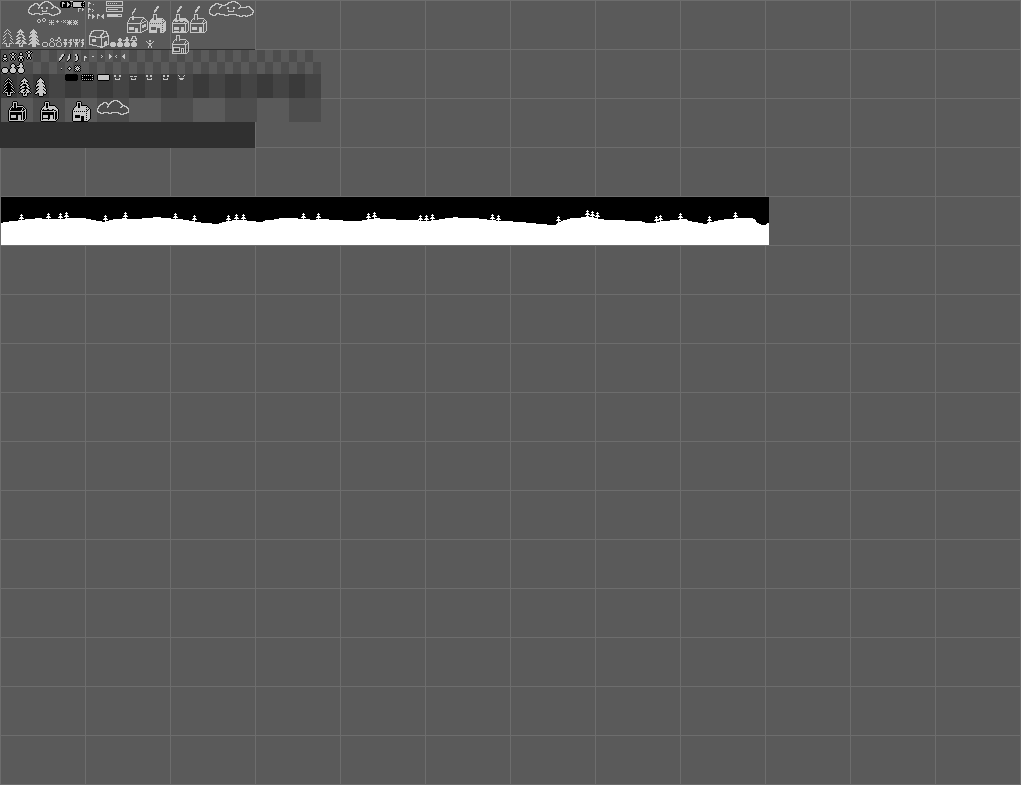
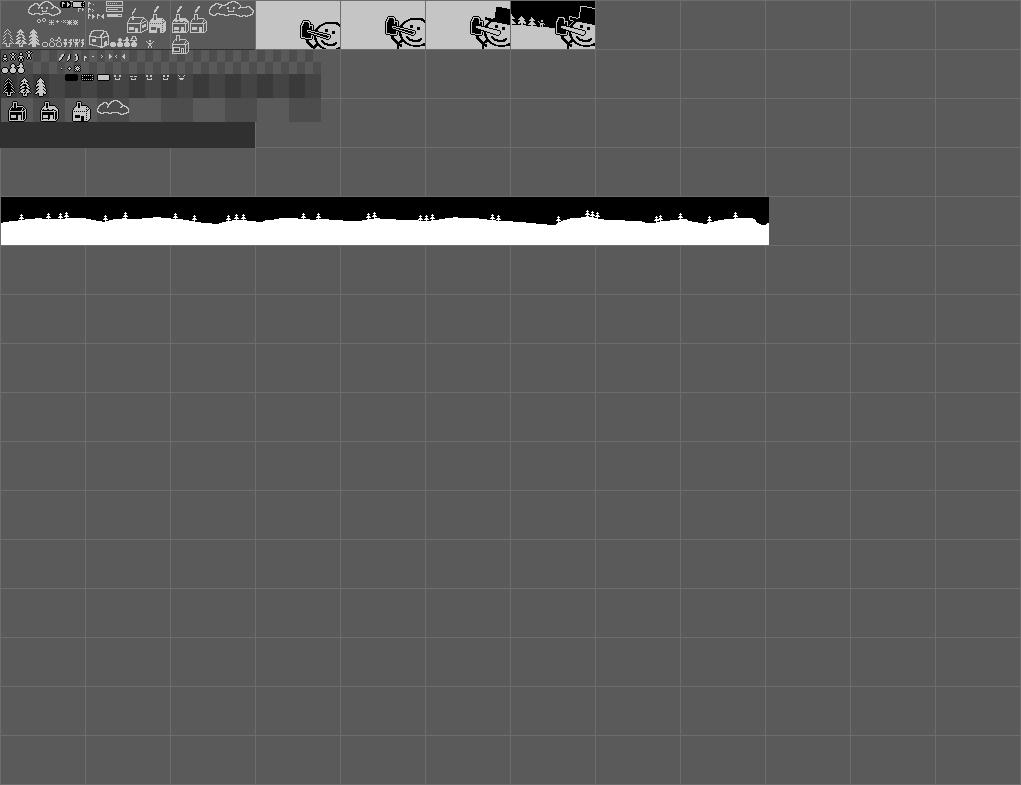
The second 1021×785 image is a revision of the first. Changes to its layers:
painted on "Layer" over [256, 1, 595, 49]
